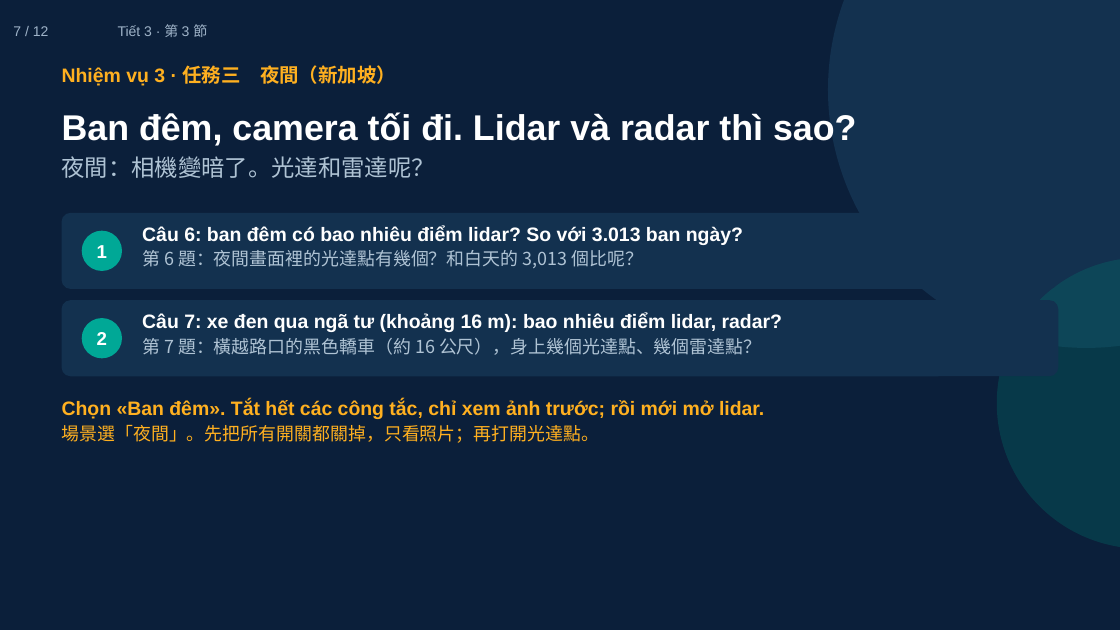
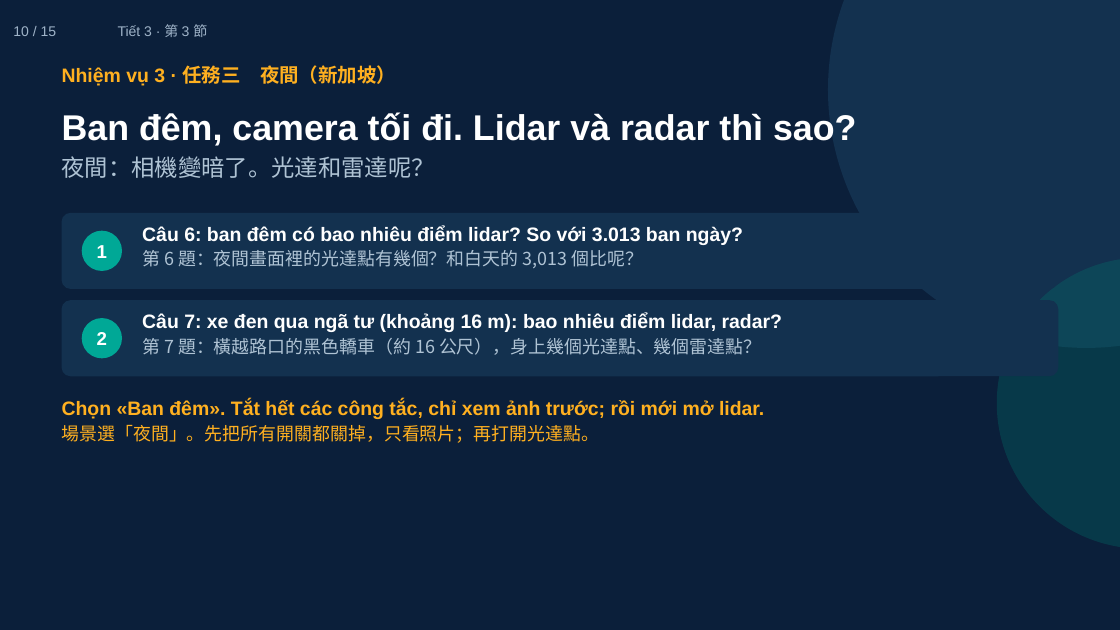
Before and after one commit to ch-neural/MITUST-Principles-of-Self-Driving-Cars, a slide deck: slide 10 of 第七週(10-22)/第七週_第3節_簡報.pptx (slide 7 before the commit). Drawn at 1120x630 pixels with LibreOffice and Linux fonts; fonts in the diff are those of the drawing. Boxes give left, top, right and bottom in pixels: in the first picture for what was removed or moved away, otherwise in the second. Text is boxed around its words. In the diff, an @@ line names an element or a change of style, - is before the commit and + after.

```diff
--- a/第七週(10-22)/第七週_第3節_簡報.pptx
+++ b/第七週(10-22)/第七週_第3節_簡報.pptx
@@ text at [13,26,57,36]: text changed @@
-7 / 12
+10 / 15
```
Also in this commit, not shown: 10 other slides changed, 3 slides added, 1 other file.
